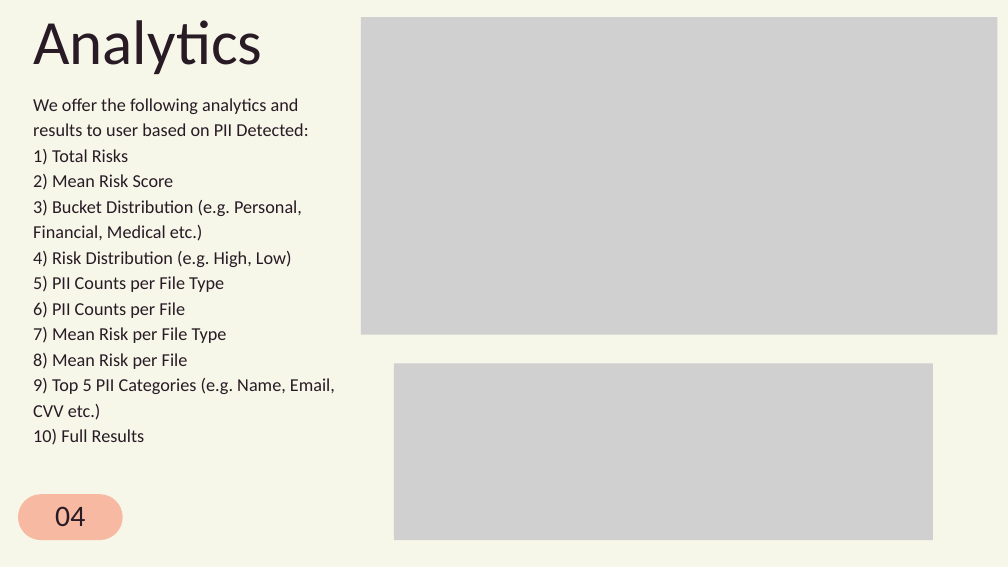
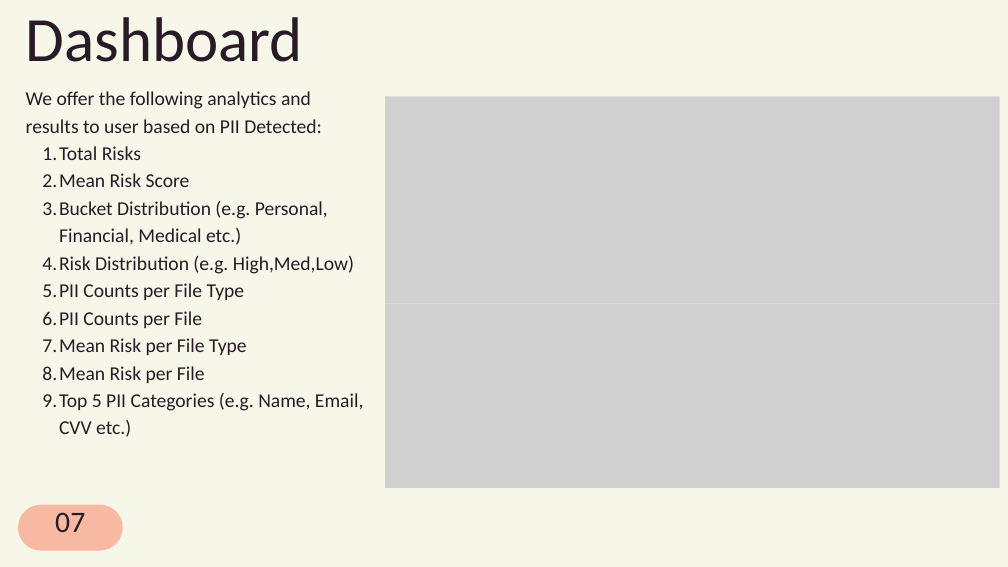
Before and after one commit to PritK99/Data-Watchdog, a slide deck: slide 7 of Data Watchdog PPT.pptx (slide 4 before the commit). Drawn at 1008x567 pixels with LibreOffice and Linux fonts; fonts in the diff are those of the drawing; grey boxes stand for pictures. Boxes give left, top, right and bottom in pixels: in the first picture for what was removed or moved away, otherwise in the second. Text is boxed around its words. In the diff, an @@ line names an element or a change of style, - is before the commit and + after.

```diff
--- a/Data Watchdog PPT.pptx
+++ b/Data Watchdog PPT.pptx
@@ text at (26,17,303,62): text changed @@
-Analytics
+Dashboard
@@ text "We offer the following analytics ...": place and size @@
-text "We offer the following analytics ..." at (33,98,335,445)
+text "We offer the following analytics ..." at (26,91,363,437)
@@ text at (26,91,322,133): size 26 to 28 pt in "We offer the following analytics and results ..."; line spacing 36.4pt to 39.2pt @@
@@ picture: place and size @@
-picture at (361,17,997,335)
+picture at (385,96,999,304)
@@ text at (42,146,363,437): text changed; size 26 to 28 pt @@
-1) Total Risks
-2) Mean Risk Score
-3) Bucket Distribution (e.g. Personal, Financial, Medical etc.)
-4) Risk Distribution (e.g. High, Low)
-5) PII Counts per File Type
-6) PII Counts per File
-7) Mean Risk per File Type
-8) Mean Risk per File
-9) Top 5 PII Categories (e.g. Name, Email, CVV etc.)
-10) Full Results
+  1. Total Risks
+  2. Mean Risk Score
+  3. Bucket Distribution (e.g. Personal, Financial, Medical etc.)
+  4. Risk Distribution (e.g. High,Med,Low)
+  5. PII Counts per File Type
+  6. PII Counts per File
+  7. Mean Risk per File Type
+  8. Mean Risk per File
+  9. Top 5 PII Categories (e.g. Name, Email, CVV etc.)
@@ picture added at (385,304,999,488) @@
@@ picture removed at (394,363,933,540) @@
@@ freeform shape: place and size @@
-freeform shape at (18,494,123,540)
+freeform shape at (18,505,123,551)
@@ text removed at (55,506,85,526) @@
-04
@@ text added at (55,512,85,532), 42.6 pt, text #291B25 @@
+07
```
Also in this commit, not shown: 2 other slides changed, 7 slides added, 1 slide removed, 7 other files.
